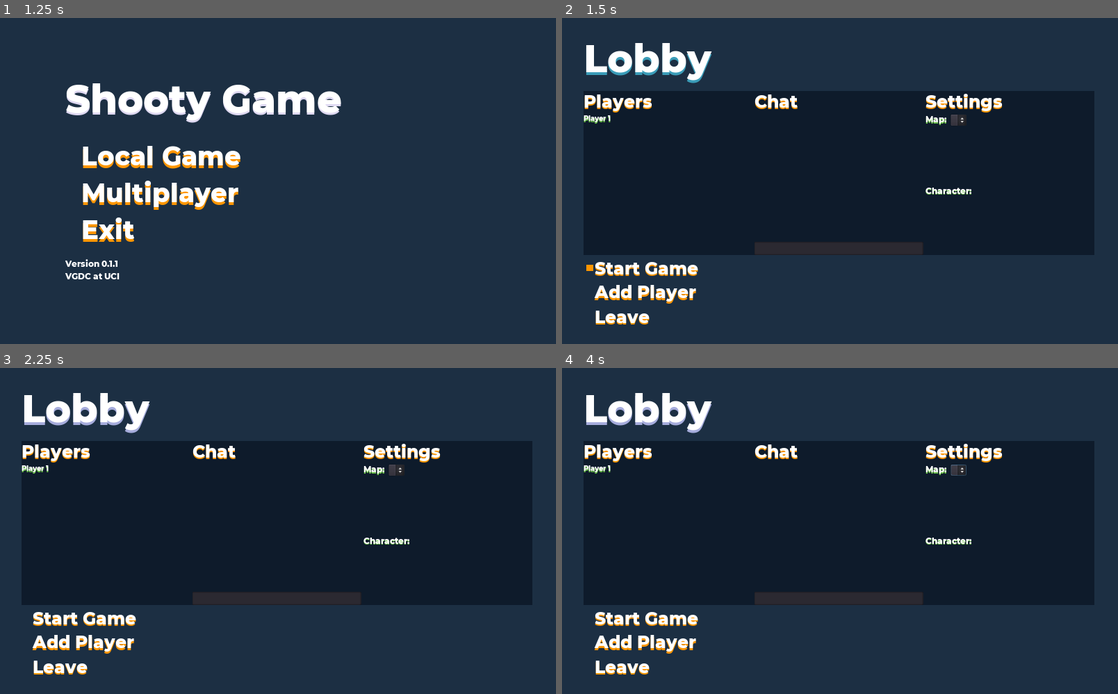
Above: before the commit, frames 1-4 (two rows, left to right).
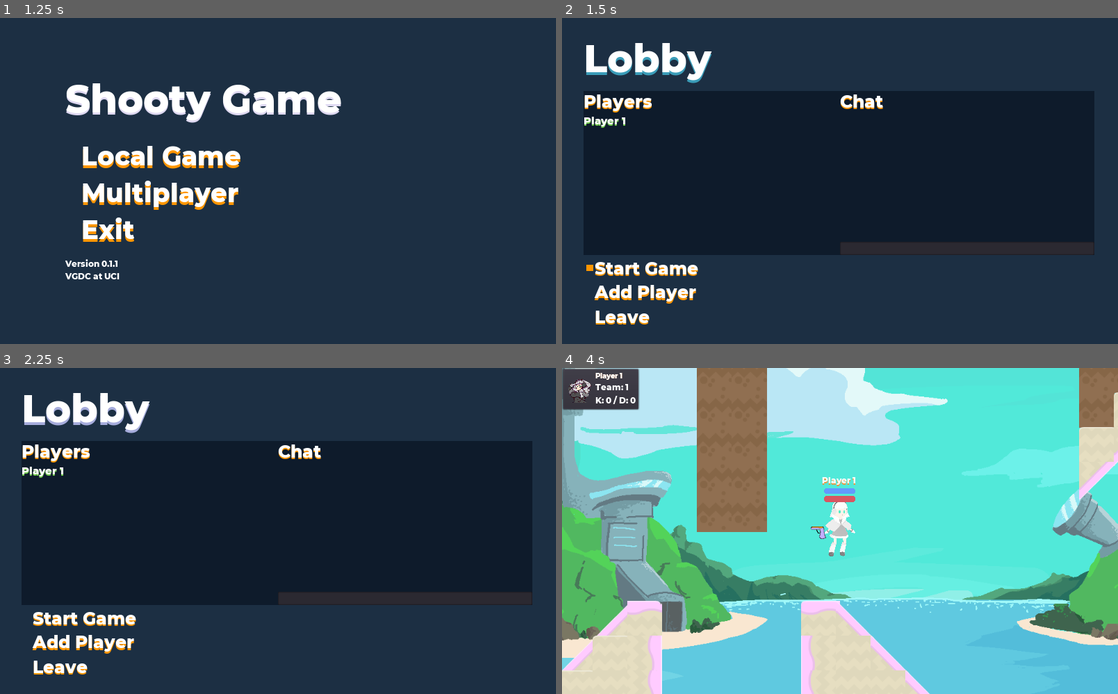
Above: after the commit, the same moments.

Repository: VGDC-UCI/Shooty-Game
Game: Godot game, scene res://src/main/menus/title/Title.tscn
Same seed, same stepped clock (60 frames per second), same inputs: the game is played once before the commit and once after it.
Inputs (mouse positions are in pixels of both pictures, inside the frame that each line leads up to):
- Up to frame 1 (1.25 s): click "Shooty Game" at 0.5 s
- Up to frame 2 (1.5 s): click "Local Game" at 1.25 s
- Up to frame 3 (2.25 s): click "Lobby" at 2 s
- Up to frame 4 (4 s): click (956, 469) at 2.77 s; click "Start Game" at 3.5 s

Frame 1 is identical in both runs. In frame 2, 3.0% of the frame differs, in the area x 3-96%, y 23-73%; in frame 3, 3.0%; in frame 4, 100%, in the area x 0-100%, y 0-100%.

Commit message:
Fixed chatting in the lobby

Diff:
--- a/src/main/menus/lobby/Lobby.tscn
+++ b/src/main/menus/lobby/Lobby.tscn
@@ -1,11 +1,10 @@
-[gd_scene load_steps=7 format=2]
+[gd_scene load_steps=6 format=2]
 
 [ext_resource path="res://src/main/menus/lobby/TitleText.tscn" type="PackedScene" id=1]
 [ext_resource path="res://src/main/menus/lobby/buttons/StartButton.tscn" type="PackedScene" id=2]
 [ext_resource path="res://src/main/menus/lobby/buttons/LeaveButton.tscn" type="PackedScene" id=3]
 [ext_resource path="res://src/main/menus/lobby/lobby.gd" type="Script" id=4]
 [ext_resource path="res://src/resources/fonts/montserrat_32.tres" type="DynamicFont" id=5]
-[ext_resource path="res://src/resources/fonts/montserrat_20.tres" type="DynamicFont" id=6]
 
 [node name="Lobby" type="Control"]
 script = ExtResource( 4 )
@@ -46,13 +45,13 @@
 }
 
 [node name="Players" type="VBoxContainer" parent="Content/CenterBackground/Center"]
-margin_right = 310.0
+margin_right = 468.0
 margin_bottom = 342.0
 size_flags_horizontal = 3
 size_flags_vertical = 3
 
 [node name="PlayerText" type="Label" parent="Content/CenterBackground/Center/Players"]
-margin_right = 310.0
+margin_right = 468.0
 margin_bottom = 40.0
 custom_fonts/font = ExtResource( 5 )
 custom_colors/font_color_shadow = Color( 1, 0.592157, 0, 1 )
@@ -62,20 +61,20 @@
 
 [node name="PlayerList" type="VBoxContainer" parent="Content/CenterBackground/Center/Players"]
 margin_top = 44.0
-margin_right = 310.0
+margin_right = 468.0
 margin_bottom = 342.0
 size_flags_horizontal = 3
 size_flags_vertical = 3
 
 [node name="ChatContainer" type="VBoxContainer" parent="Content/CenterBackground/Center"]
-margin_left = 314.0
-margin_right = 625.0
+margin_left = 472.0
+margin_right = 940.0
 margin_bottom = 342.0
 size_flags_horizontal = 3
 size_flags_vertical = 3
 
 [node name="ChatText" type="Label" parent="Content/CenterBackground/Center/ChatContainer"]
-margin_right = 311.0
+margin_right = 468.0
 margin_bottom = 40.0
 custom_fonts/font = ExtResource( 5 )
 custom_colors/font_color_shadow = Color( 1, 0.592157, 0, 1 )
@@ -85,7 +84,7 @@
 
 [node name="ChatBox" type="VBoxContainer" parent="Content/CenterBackground/Center/ChatContainer"]
 margin_top = 44.0
-margin_right = 311.0
+margin_right = 468.0
 margin_bottom = 314.0
 size_flags_horizontal = 3
 size_flags_vertical = 3
@@ -93,72 +92,9 @@
 
 [node name="MessageBox" type="LineEdit" parent="Content/CenterBackground/Center/ChatContainer"]
 margin_top = 318.0
-margin_right = 311.0
+margin_right = 468.0
 margin_bottom = 342.0
 max_length = 25
-
-[node name="GameSettings" type="VBoxContainer" parent="Content/CenterBackground/Center"]
-margin_left = 629.0
-margin_right = 940.0
-margin_bottom = 342.0
-size_flags_horizontal = 3
-
-[node name="SettingsText" type="Label" parent="Content/CenterBackground/Center/GameSettings"]
-margin_right = 311.0
-margin_bottom = 40.0
-custom_fonts/font = ExtResource( 5 )
-custom_colors/font_color_shadow = Color( 1, 0.592157, 0, 1 )
-custom_constants/shadow_offset_x = 0
-custom_constants/shadow_offset_y = 3
-text = "Settings"
-
-[node name="MapSettings" type="VBoxContainer" parent="Content/CenterBackground/Center/GameSettings"]
-margin_top = 44.0
-margin_right = 311.0
-margin_bottom = 191.0
-size_flags_horizontal = 3
-size_flags_vertical = 3
-
-[node name="MapSelectionContainer" type="HBoxContainer" parent="Content/CenterBackground/Center/GameSettings/MapSettings"]
-margin_right = 311.0
-margin_bottom = 23.0
-
-[node name="MapText" type="Label" parent="Content/CenterBackground/Center/GameSettings/MapSettings/MapSelectionContainer"]
-margin_right = 51.0
-margin_bottom = 23.0
-custom_fonts/font = ExtResource( 6 )
-custom_colors/font_color_shadow = Color( 0.45098, 0.807843, 0.305882, 1 )
-custom_constants/shadow_offset_x = 0
-custom_constants/shadow_offset_y = 2
-text = "Map: "
-
-[node name="MapOption" type="OptionButton" parent="Content/CenterBackground/Center/GameSettings/MapSettings/MapSelectionContainer"]
-margin_left = 55.0
-margin_right = 84.0
-margin_bottom = 23.0
-
-[node name="MapPreview" type="TextureRect" parent="Content/CenterBackground/Center/GameSettings/MapSettings"]
-margin_top = 27.0
-margin_right = 311.0
-margin_bottom = 147.0
-size_flags_horizontal = 3
-size_flags_vertical = 3
-
-[node name="CharacterSettings" type="VBoxContainer" parent="Content/CenterBackground/Center/GameSettings"]
-margin_top = 195.0
-margin_right = 311.0
-margin_bottom = 342.0
-size_flags_horizontal = 3
-size_flags_vertical = 3
-
-[node name="CharacterText" type="Label" parent="Content/CenterBackground/Center/GameSettings/CharacterSettings"]
-margin_right = 311.0
-margin_bottom = 23.0
-custom_fonts/font = ExtResource( 6 )
-custom_colors/font_color_shadow = Color( 0.45098, 0.807843, 0.305882, 1 )
-custom_constants/shadow_offset_x = 0
-custom_constants/shadow_offset_y = 2
-text = "Character: "
 
 [node name="Buttons" type="VBoxContainer" parent="Content"]
 margin_top = 450.0
--- a/src/main/menus/lobby/chat/ChatMessage.tscn
+++ b/src/main/menus/lobby/chat/ChatMessage.tscn
@@ -3,12 +3,12 @@
 [sub_resource type="DynamicFontData" id=1]
 font_path = "res://src/resources/fonts/montserrat.ttf"
 
-[sub_resource type="DynamicFont" id=3]
-size = 10
+[sub_resource type="DynamicFont" id=2]
+size = 12
 font_data = SubResource( 1 )
 
-[sub_resource type="DynamicFont" id=4]
-size = 10
+[sub_resource type="DynamicFont" id=3]
+size = 12
 font_data = SubResource( 1 )
 
 [node name="MessageContainer" type="HBoxContainer"]
@@ -21,7 +21,7 @@
 [node name="Player" type="Label" parent="."]
 margin_bottom = 40.0
 size_flags_vertical = 3
-custom_fonts/font = SubResource( 3 )
+custom_fonts/font = SubResource( 2 )
 custom_colors/font_color_shadow = Color( 0.45098, 0.807843, 0.305882, 1 )
 custom_constants/shadow_offset_x = 0
 custom_constants/shadow_offset_y = 1
@@ -33,6 +33,6 @@
 margin_right = 4.0
 margin_bottom = 40.0
 size_flags_vertical = 3
-custom_fonts/font = SubResource( 4 )
+custom_fonts/font = SubResource( 3 )
 align = 1
 valign = 1
--- a/src/main/menus/lobby/lobby.gd
+++ b/src/main/menus/lobby/lobby.gd
@@ -58,4 +58,4 @@
 
 		message_box.set_text("")
 
-		server.rpc_id(1, "send_chat_message", get_tree().get_network_unique_id(), new_text.to_lower())
+		server.send_chat_message(new_text.to_lower())
--- a/src/main/menus/lobby/player/LobbyPlayer.tscn
+++ b/src/main/menus/lobby/player/LobbyPlayer.tscn
@@ -6,7 +6,7 @@
 font_path = "res://src/resources/fonts/montserrat.ttf"
 
 [sub_resource type="DynamicFont" id=2]
-size = 14
+size = 20
 font_data = SubResource( 1 )
 
 [node name="LobbyPlayer" type="Label"]
--- a/src/main/server/server.gd
+++ b/src/main/server/server.gd
@@ -233,7 +233,15 @@
 	return false
 
 
-remote func send_chat_message(player_id: int, message: String) -> void:
+func send_chat_message(message: String) -> void:
+	"""
+	Requests sending a chat message to the server.
+	"""
+
+	rpc_id(1, "chat_message", message)
+
+
+remote func chat_message(player_id: int, message: String) -> void:
 	"""
 	Sends a message from the given player id in the pre-game lobby.
 	"""
Not shown, added: src/main/game/player/textures/sally_sprite_sheet.png.import
